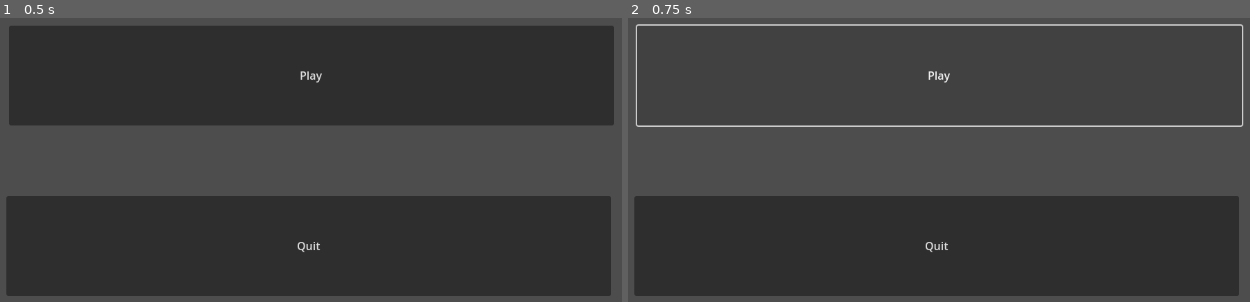
Above: before the commit, frames 1-2 (left to right).
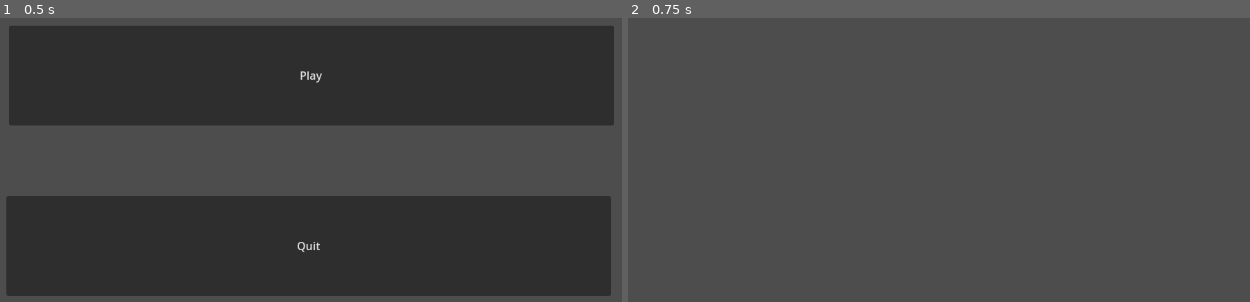
Above: after the commit, the same moments.

Repository: MuchMarts/EntertainMe
Game: Godot game, scene res://main.tscn
The game is run twice, just before and just after one commit, with the same random seed, the same clock (stepped at 60 frames per second) and the same inputs.
Inputs:
- Up to frame 1 (0.5 s): no input
- Up to frame 2 (0.75 s): click "Play" at 0.5 s

Frame 1 is identical in both runs. In frame 2, 36% of the frame differs, in the area x 1-100%, y 2-98%.

Commit message:
play button hooked to stage

Diff:
--- a/main.gd
+++ b/main.gd
@@ -13,3 +13,7 @@
 
 func _on_quit_btn_pressed():
 	get_tree().quit()
+
+
+func _on_play_btn_pressed():
+	get_tree().change_scene_to_file("res://Stage.tscn")
--- a/main.tscn
+++ b/main.tscn
@@ -19,4 +19,5 @@
 offset_bottom = 505.0
 text = "Quit"
 
+[connection signal="pressed" from="Play_btn" to="." method="_on_play_btn_pressed"]
 [connection signal="pressed" from="Quit_btn" to="." method="_on_quit_btn_pressed"]
